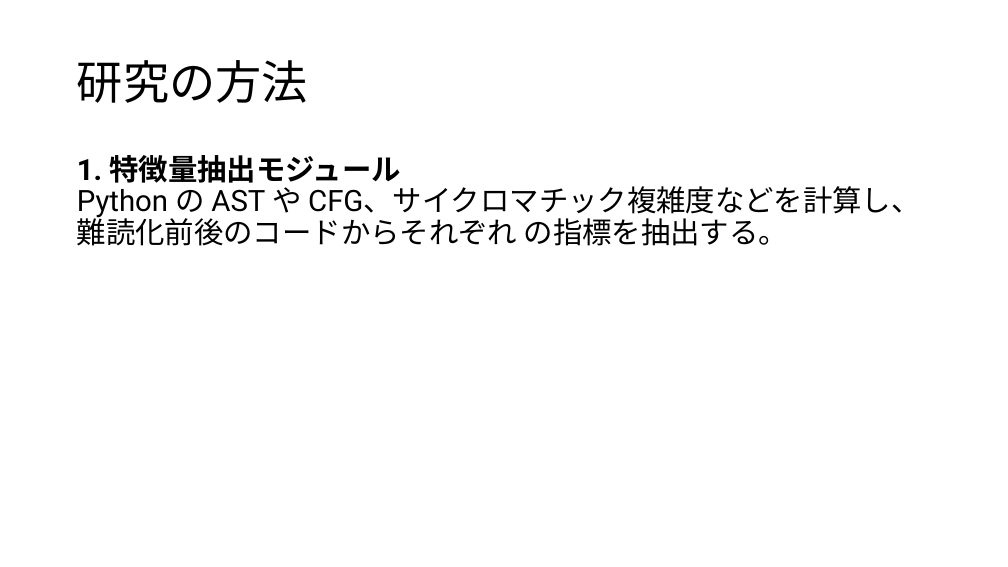
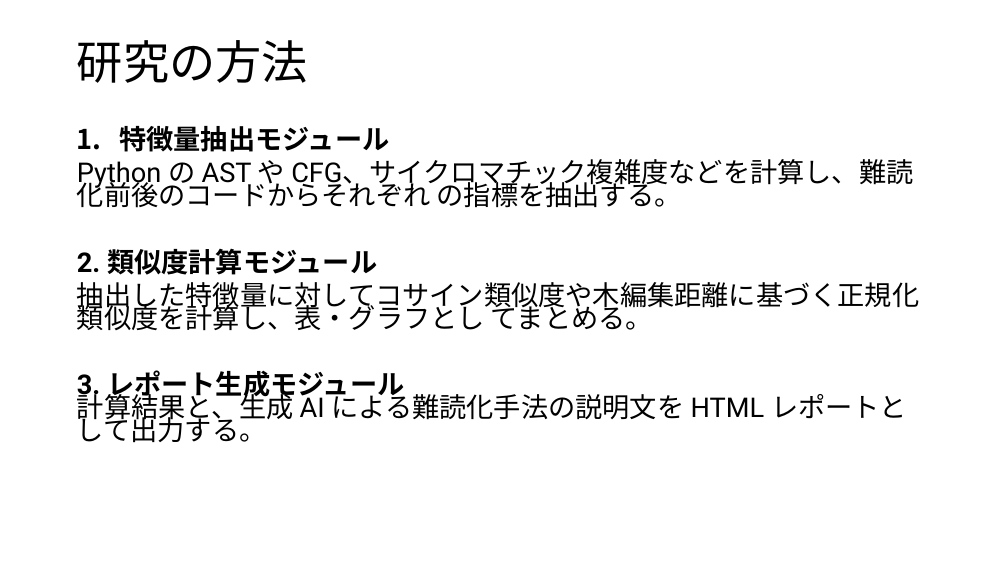
Before and after one commit to tamadalab/2025bthesis_kondo, a slide deck: slide 9 of 卒研プレゼン.pptx (slide 5 before the commit). Drawn at 1008x567 pixels with LibreOffice and Linux fonts; fonts in the diff are those of the drawing. Boxes give left, top, right and bottom in pixels: in the first picture for what was removed or moved away, otherwise in the second. Text is boxed around its words. In the diff, an @@ line names an element or a change of style, - is before the commit and + after.

```diff
--- a/卒研プレゼン.pptx
+++ b/卒研プレゼン.pptx
@@ title "研究の方法": place and size @@
-title "研究の方法" at [77, 60, 308, 103]
+title "研究の方法" at [77, 40, 308, 83]
@@ text at [77, 126, 920, 443]: text changed; size 28 to 25.9 pt @@
-1. 特徴量抽出モジュール
-Python の AST や CFG、サイクロマチック複雑度などを計算し、難読化前後のコードからそれぞれ の指標を抽出する。
+1. 特徴量抽出モジュール
+Python の AST や CFG、サイクロマチック複雑度などを計算し、難読化前後のコードからそれぞれ の指標を抽出する。
+2. 類似度計算モジュール
+抽出した特徴量に対してコサイン類似度や木編集距離に基づく正規化類似度を計算し、表・グラフとし てまとめる。
+3. レポート生成モジュール
+計算結果と、生成 AI による難読化手法の説明文を HTML レポートとして出力する。
```
Also in this commit, not shown: 4 other slides changed, 7 slides added, 3 slides removed, 1 other file.
